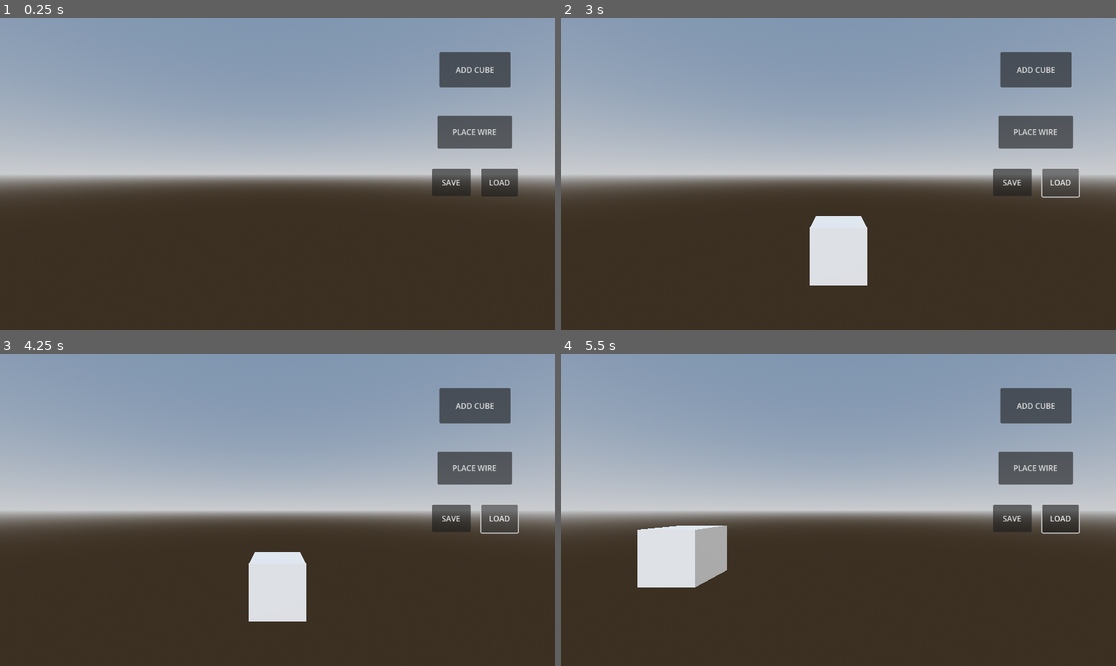
Above: before the commit, frames 1-4 (two rows, left to right).
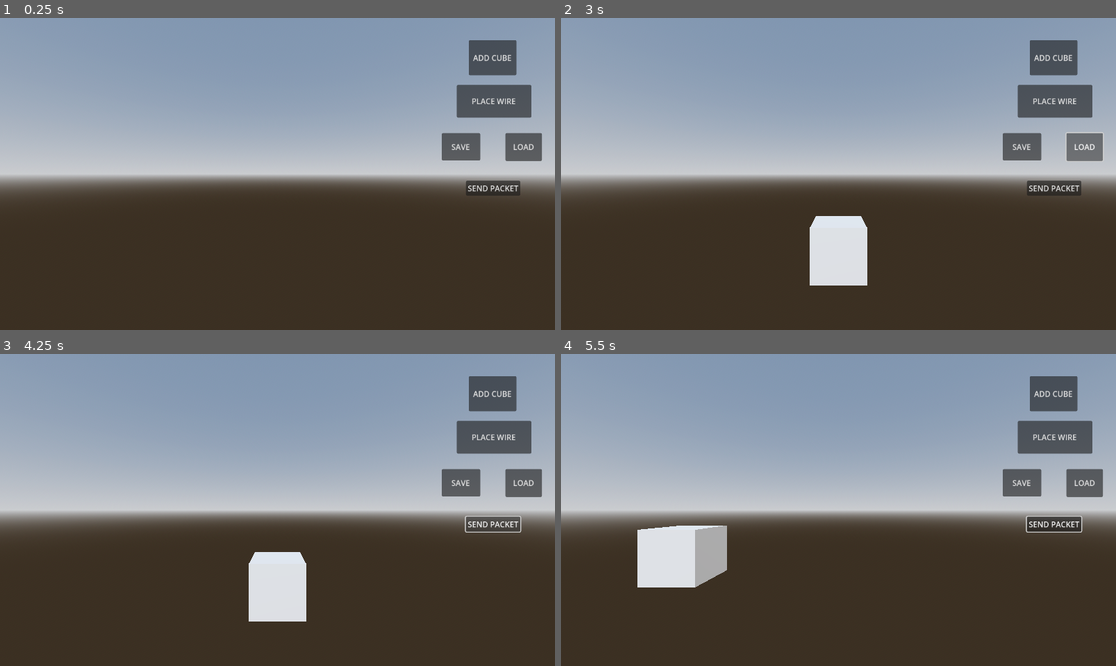
Above: after the commit, the same moments.

Repository: dhruvchadha2212/new-game-project
Game: Godot game, scene res://scenes/Main.tscn
The game is run twice, just before and just after one commit, with the same random seed, the same clock (stepped at 60 frames per second) and the same inputs.
Inputs (mouse positions are in pixels of both pictures, inside the frame that each line leads up to):
- Up to frame 1 (0.25 s): no input
- Up to frame 2 (3 s): click "ADD CUBE" at 0.5 s; click "PLACE WIRE" at 1.25 s; click "SAVE" at 2 s; click "LOAD" at 2.75 s
- Up to frame 3 (4.25 s): click (493, 525) at 3.5 s, where only the run after the commit has a clickable "SEND PACKET"
- Up to frame 4 (5.5 s): move the mouse to (960, 494) at 4.27 s; hold D 4.28-5 s; tap Q at 4.35 s; click (960, 494) at 4.42 s; drag from (727, 525) to (810, 572) at 5.02 s

The runs differ from the first frame. In frame 1, 5.5% of the frame differs, in the area x 77-98%, y 7-58%; in frame 2, 5.5%; in frame 3, 5.5%; in frame 4, 5.5%.

Commit message:
Added packets

Diff:
--- a/scenes/CanvasLayer.tscn
+++ /dev/null
@@ -1,31 +0,0 @@
-[gd_scene format=3 uid="uid://58oqxqm53yfp"]
-
-[node name="CanvasLayer" type="CanvasLayer"]
-
-[node name="AddCubeButton" type="Button" parent="."]
-offset_left = 912.0
-offset_top = 71.0
-offset_right = 1060.0
-offset_bottom = 144.0
-text = "ADD CUBE"
-
-[node name="PlaceWireButton" type="Button" parent="."]
-offset_left = 908.0
-offset_top = 203.0
-offset_right = 1063.0
-offset_bottom = 271.0
-text = "PLACE WIRE"
-
-[node name="SaveButton" type="Button" parent="."]
-offset_left = 897.0
-offset_top = 313.0
-offset_right = 977.0
-offset_bottom = 370.0
-text = "SAVE"
-
-[node name="LoadButton" type="Button" parent="."]
-offset_left = 999.0
-offset_top = 313.0
-offset_right = 1075.0
-offset_bottom = 371.0
-text = "LOAD"
--- a/scenes/Main.tscn
+++ b/scenes/Main.tscn
@@ -7,7 +7,9 @@
 [ext_resource type="PackedScene" uid="uid://cvrfd0srpcl8o" path="res://scenes/Wire.tscn" id="6_c01mt"]
 [ext_resource type="Script" uid="uid://cccxk6raibolj" path="res://scripts/cube_spawner.gd" id="8_jlsqs"]
 [ext_resource type="Script" uid="uid://dnp0koqx05wy4" path="res://scripts/save_manager.gd" id="8_q8u5g"]
+[ext_resource type="Script" uid="uid://bgoti6oacmso8" path="res://scripts/packet_manager.gd" id="9_lhr70"]
 [ext_resource type="Script" uid="uid://bs1j3vkh7no4" path="res://scripts/load_manager.gd" id="9_q8u5g"]
+[ext_resource type="PackedScene" uid="uid://k6o7l8po77kv" path="res://scenes/Packet.tscn" id="10_lhr70"]
 
 [sub_resource type="ProceduralSkyMaterial" id="ProceduralSkyMaterial_4xowi"]
 sky_horizon_color = Color(0.662243, 0.671743, 0.686743, 1)
@@ -45,34 +47,41 @@
 [node name="CanvasLayer" type="CanvasLayer" parent="Control"]
 
 [node name="AddCubeButton" type="Button" parent="Control/CanvasLayer"]
-offset_left = 912.0
-offset_top = 71.0
-offset_right = 1060.0
-offset_bottom = 144.0
+offset_left = 973.0
+offset_top = 46.0
+offset_right = 1072.0
+offset_bottom = 119.0
 text = "ADD CUBE"
 
 [node name="PlaceWireButton" type="Button" parent="Control/CanvasLayer"]
-offset_left = 908.0
-offset_top = 203.0
-offset_right = 1063.0
-offset_bottom = 271.0
+offset_left = 948.0
+offset_top = 139.0
+offset_right = 1103.0
+offset_bottom = 207.0
 text = "PLACE WIRE"
 
 [node name="SaveButton" type="Button" parent="Control/CanvasLayer"]
-offset_left = 897.0
-offset_top = 313.0
-offset_right = 977.0
-offset_bottom = 370.0
+offset_left = 917.0
+offset_top = 239.0
+offset_right = 997.0
+offset_bottom = 296.0
 text = "SAVE"
 
 [node name="LoadButton" type="Button" parent="Control/CanvasLayer"]
-offset_left = 999.0
-offset_top = 313.0
-offset_right = 1075.0
-offset_bottom = 371.0
+offset_left = 1049.0
+offset_top = 239.0
+offset_right = 1125.0
+offset_bottom = 297.0
 text = "LOAD"
 
-[node name="UIManager" type="Node" parent="Control" node_paths=PackedStringArray("cube_spawner", "save_manager", "load_manager", "add_cube_button", "place_wire_button", "save_button", "load_button", "camera")]
+[node name="SendPacketButton" type="Button" parent="Control/CanvasLayer"]
+offset_left = 967.0
+offset_top = 338.0
+offset_right = 1080.0
+offset_bottom = 369.0
+text = "SEND PACKET"
+
+[node name="UIManager" type="Node" parent="Control" node_paths=PackedStringArray("cube_spawner", "save_manager", "load_manager", "add_cube_button", "place_wire_button", "save_button", "load_button", "send_packet_button", "camera")]
 script = ExtResource("5_nxtc6")
 cube_spawner = NodePath("../../CubeSpawner")
 save_manager = NodePath("../../SaveManager")
@@ -81,16 +90,18 @@
 place_wire_button = NodePath("../CanvasLayer/PlaceWireButton")
 save_button = NodePath("../CanvasLayer/SaveButton")
 load_button = NodePath("../CanvasLayer/LoadButton")
+send_packet_button = NodePath("../CanvasLayer/SendPacketButton")
 camera = NodePath("../../Camera3D")
 
 [node name="CubeContainer" type="Node" parent="."]
 
 [node name="WireContainer" type="Node" parent="."]
 
-[node name="DragManager" type="Node3D" parent="." node_paths=PackedStringArray("wire_container")]
+[node name="DragManager" type="Node3D" parent="." node_paths=PackedStringArray("wire_container", "packet_manager")]
 script = ExtResource("5_vcsgt")
 wire_scene = ExtResource("6_c01mt")
 wire_container = NodePath("../WireContainer")
+packet_manager = NodePath("../PacketManager")
 
 [node name="CubeSpawner" type="Node" parent="." node_paths=PackedStringArray("cube_container")]
 script = ExtResource("8_jlsqs")
@@ -111,3 +122,10 @@
 wire_scene = ExtResource("6_c01mt")
 camera = NodePath("../Camera3D")
 cube_spawner = NodePath("../CubeSpawner")
+
+[node name="PacketManager" type="Node" parent="." node_paths=PackedStringArray("packet_container")]
+script = ExtResource("9_lhr70")
+packet_scene = ExtResource("10_lhr70")
+packet_container = NodePath("../PacketContainer")
+
+[node name="PacketContainer" type="Node" parent="."]
--- /dev/null
+++ b/scenes/Packet.tscn
@@ -0,0 +1,16 @@
+[gd_scene load_steps=4 format=3 uid="uid://k6o7l8po77kv"]
+
+[ext_resource type="Script" uid="uid://b08kcoah7vo6f" path="res://scripts/packet_behaviour.gd" id="1_k66ms"]
+
+[sub_resource type="StandardMaterial3D" id="StandardMaterial3D_k66ms"]
+albedo_color = Color(1, 0, 0, 1)
+
+[sub_resource type="SphereMesh" id="SphereMesh_k66ms"]
+material = SubResource("StandardMaterial3D_k66ms")
+
+[node name="Packet" type="Node3D"]
+transform = Transform3D(0.4, 0, 0, 0, 0.4, 0, 0, 0, 0.4, 0, 0, 0)
+script = ExtResource("1_k66ms")
+
+[node name="MeshInstance3D" type="MeshInstance3D" parent="."]
+mesh = SubResource("SphereMesh_k66ms")
--- a/scripts/cube_behaviour.gd
+++ b/scripts/cube_behaviour.gd
@@ -14,7 +14,7 @@
 func on_drag_end():
 	dragging = false
 
-func _process(delta):
+func _process(_delta):
 	if dragging:
 		_move_cube()
 		_move_attached_wires()
--- a/scripts/drag_manager.gd
+++ b/scripts/drag_manager.gd
@@ -3,6 +3,8 @@
 @onready var camera: Camera3D = %Camera3D
 @export var wire_scene: PackedScene
 @export var wire_container: Node
+@export var packet_manager: Node
+
 var dragged_object: Node = null
 var active_wire = null
 
@@ -12,10 +14,12 @@
 			toggle_cube_drag(event)
 		if Globals.current_mode ==  Globals.InteractionMode.PLACE_WIRE:
 			toggle_wire_placement(event)
+		if Globals.current_mode == Globals.InteractionMode.SEND_PACKET:
+			trigger_packets(event)
 
 func toggle_cube_drag(event):
 	if event.pressed:
-		var raycast_result = raycast_from_mouse()
+		var raycast_result = _raycast_from_mouse()
 		if raycast_result and raycast_result.collider:
 			dragged_object = raycast_result.collider
 			dragged_object.on_drag_start()
@@ -26,7 +30,7 @@
 
 func toggle_wire_placement(event):
 	if event.pressed:
-		var raycast_result = raycast_from_mouse()
+		var raycast_result = _raycast_from_mouse()
 		if raycast_result and raycast_result.collider:
 			if active_wire == null:
 				active_wire = wire_scene.instantiate()
@@ -36,7 +40,14 @@
 				active_wire.fix_wire_end(raycast_result.collider)
 				active_wire = null
 
-func raycast_from_mouse():
+func trigger_packets(event):
+	if event.pressed:
+		var raycast_result = _raycast_from_mouse()
+		if raycast_result and raycast_result.collider:
+			dragged_object = raycast_result.collider
+			packet_manager.send_packets_from_cube(dragged_object)
+
+func _raycast_from_mouse():
 	var mouse_pos = get_viewport().get_mouse_position()
 	var origin = camera.project_ray_origin(mouse_pos)
 	var end = origin + camera.project_ray_normal(mouse_pos) * 1000
--- a/scripts/globals.gd
+++ b/scripts/globals.gd
@@ -1,6 +1,6 @@
 extends Node
 
-enum InteractionMode { DRAG, PLACE_WIRE }
+enum InteractionMode { DRAG, PLACE_WIRE, SEND_PACKET }
 
 var current_mode: InteractionMode = InteractionMode.DRAG
 
--- /dev/null
+++ b/scripts/packet_behaviour.gd
@@ -0,0 +1,37 @@
+extends Node3D
+
+# References to cubes and wire
+var start_cube: Node = null
+var end_cube: Node = null
+var speed: float = 10.0   # meters per second
+var percent: float = 0.0 # progress along the wire [0,1]
+
+# Call this to initialize and begin movement
+func start_packet(start_cube_ref: Node, end_cube_ref: Node):
+	start_cube = start_cube_ref
+	end_cube = end_cube_ref
+	# Check for wire connection
+	if are_cubes_connected(start_cube, end_cube) == null:
+		print("Packet cannot travel: no wire between cubes %s and %s" % [str(start_cube.cube_id), str(end_cube.cube_id)])
+		queue_free()
+		return
+	percent = 0.0
+	global_position = start_cube.global_position
+
+# Helper to search for wire
+func are_cubes_connected(a: Node, b: Node) -> bool:
+	for wire_candidate in a.connected_wires:
+		if wire_candidate.start_cube == a and wire_candidate.end_cube == b:
+			return true
+		elif wire_candidate.start_cube == b and wire_candidate.end_cube == a:
+			return true
+	return false
+
+func _process(delta):
+	var start_pos = start_cube.global_position
+	var end_pos = end_cube.global_position
+	percent = clamp(percent + speed * delta / start_pos.distance_to(end_pos), 0, 1)
+	# Move packet along interpolated position
+	global_position = start_pos.lerp(end_pos, percent)
+	if percent >= 1.0:
+		queue_free()  # Remove packet when it reaches the end
--- /dev/null
+++ b/scripts/packet_manager.gd
@@ -0,0 +1,26 @@
+extends Node
+
+@export var packet_scene: PackedScene
+@export var packet_container: Node
+
+func send_packets_from_cube(cube):
+	# Safety check
+	if cube == null:
+		push_error("send_packets_from_cube called with null cube")
+		return
+
+	# Send a packet to each cube connected by wires to this cube
+	for wire in cube.connected_wires:
+		var target_cube = null
+		if wire.start_cube == cube:
+			target_cube = wire.end_cube
+		elif wire.end_cube == cube:
+			target_cube = wire.start_cube
+		else:
+			# Wire does not connect to this cube (should not happen)
+			continue
+
+		# Instantiate and setup packet
+		var packet = packet_scene.instantiate()
+		packet_container.add_child(packet)
+		packet.start_packet(cube, target_cube)
--- a/scripts/ui_manager.gd
+++ b/scripts/ui_manager.gd
@@ -8,6 +8,7 @@
 @export var place_wire_button: Button
 @export var save_button: Button
 @export var load_button: Button
+@export var send_packet_button: Button
 
 @export var camera: Camera3D
 
@@ -16,6 +17,7 @@
 	place_wire_button.pressed.connect(_on_place_wire)
 	save_button.pressed.connect(_on_save)
 	load_button.pressed.connect(_on_load)
+	send_packet_button.pressed.connect(_on_send_packet)
 
 func _on_add_cube():
 	Globals.current_mode = Globals.InteractionMode.DRAG
@@ -29,3 +31,6 @@
 
 func _on_load():
 	load_manager.load_scene_state()
+
+func _on_send_packet():
+	Globals.current_mode = Globals.InteractionMode.SEND_PACKET
--- a/scripts/wire_behaviour.gd
+++ b/scripts/wire_behaviour.gd
@@ -17,7 +17,7 @@
 	camera = cam
 	dragging = true
 
-func _process(delta):
+func _process(_delta):
 	if dragging:
 		var mouse_pos = get_viewport().get_mouse_position()
 		var origin = camera.project_ray_origin(mouse_pos)
Not shown: 1 places in scenes/Main.tscn that only renumber resources
Not shown, added: scripts/packet_behaviour.gd.uid
Not shown, added: scripts/packet_manager.gd.uid
